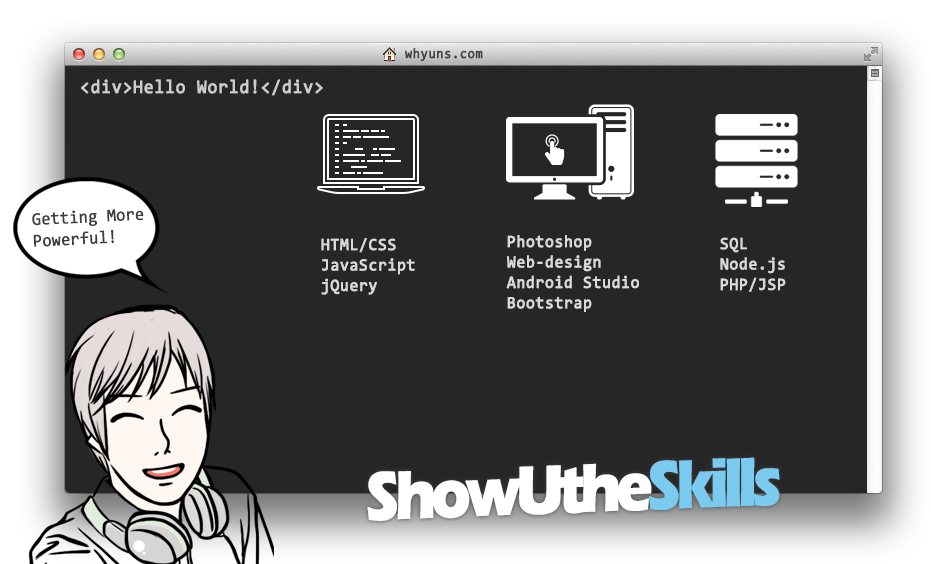
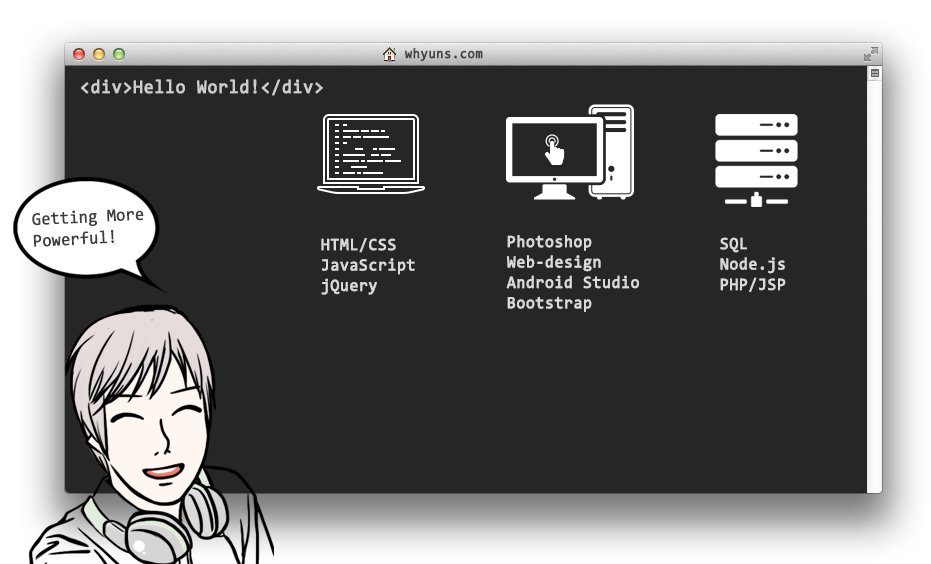
Comparing the layer stacks of the two w=931, h=564 images. Changes:
removed layer "ShowUtheSkills" over (x1=367, y1=457, x2=780, y2=521)
